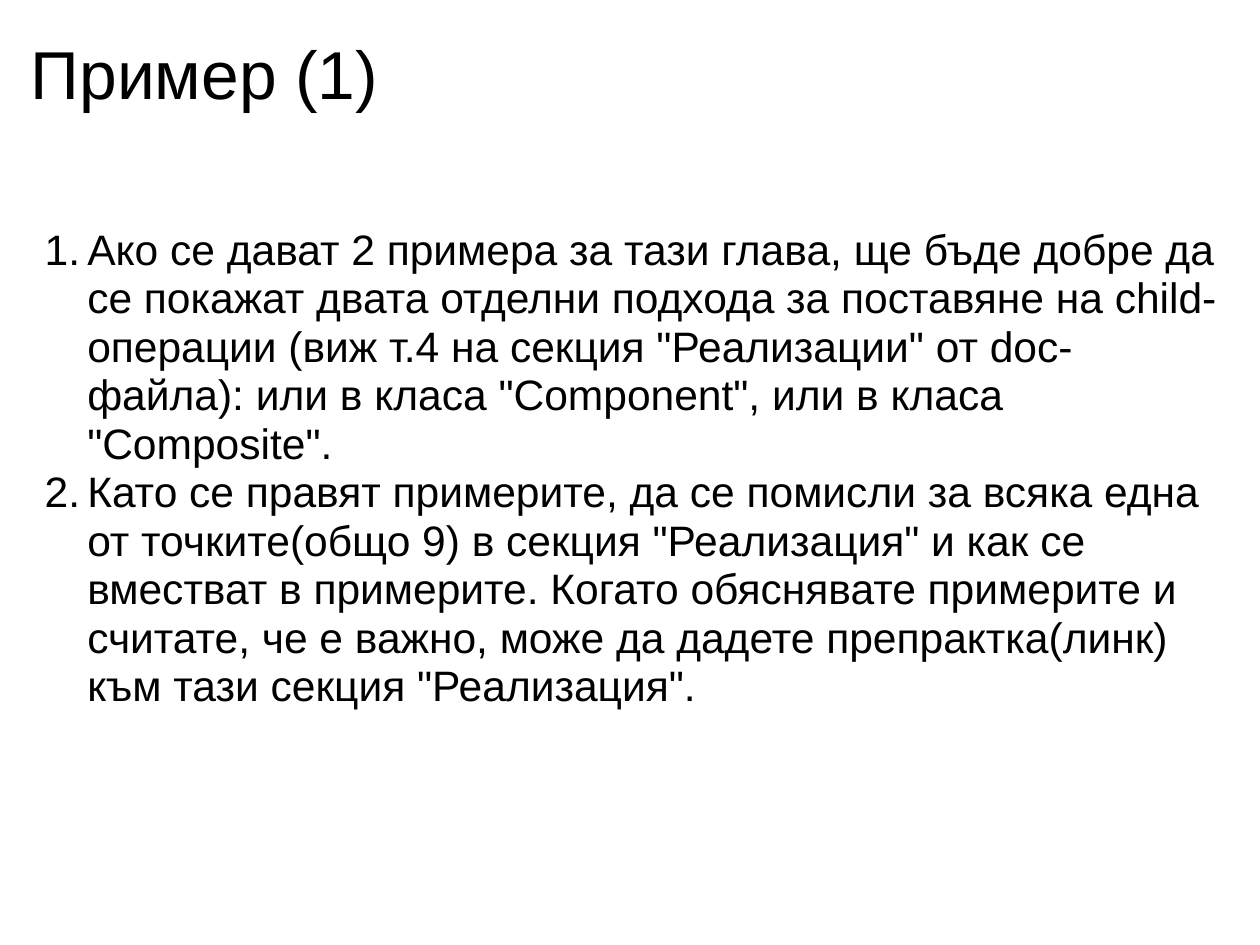
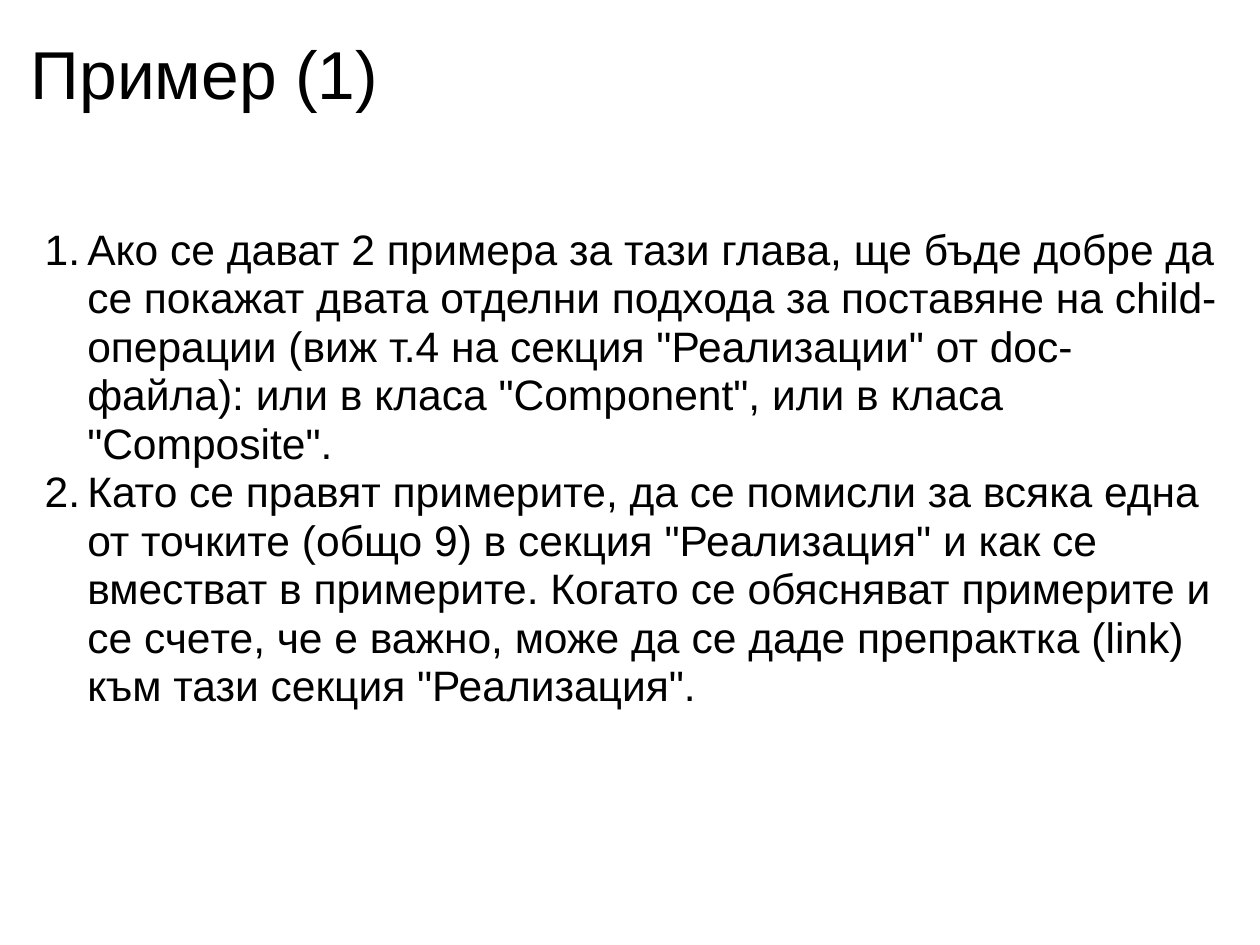
Before and after one commit to uamartins/design-patterns-book, a slide deck: slide 7 of resources/Chapter-13-Composite/Chapter-13-Composite.ppt. Drawn at 1260x945 pixels with LibreOffice and Linux fonts; fonts in the diff are those of the drawing. Boxes give left, top, right and bottom in pixels: in the first picture for what was removed or moved away, otherwise in the second. Text is boxed around its words. In the diff, an @@ line names an element or a change of style, - is before the commit and + after.

```diff
--- a/resources/Chapter-13-Composite/Chapter-13-Composite.ppt
+++ b/resources/Chapter-13-Composite/Chapter-13-Composite.ppt
@@ text at box(87, 477, 1211, 709): text changed @@
-  2. Като се правят примерите, да се помисли за всяка една от точките(общо 9) в секция "Реализация" и как се вместват в примерите. Когато обяснявате примерите и считате, че е важно, може да дадете препрактка(линк) към тази секция "Реализация".
+  2. Като се правят примерите, да се помисли за всяка една от точките (общо 9) в секция "Реализация" и как се вместват в примерите. Когато се обясняват примерите и се счете, че е важно, може да се даде препрактка (link) към тази секция "Реализация".
```
Also in this commit, not shown: 5 other slides changed, 1 other file.
